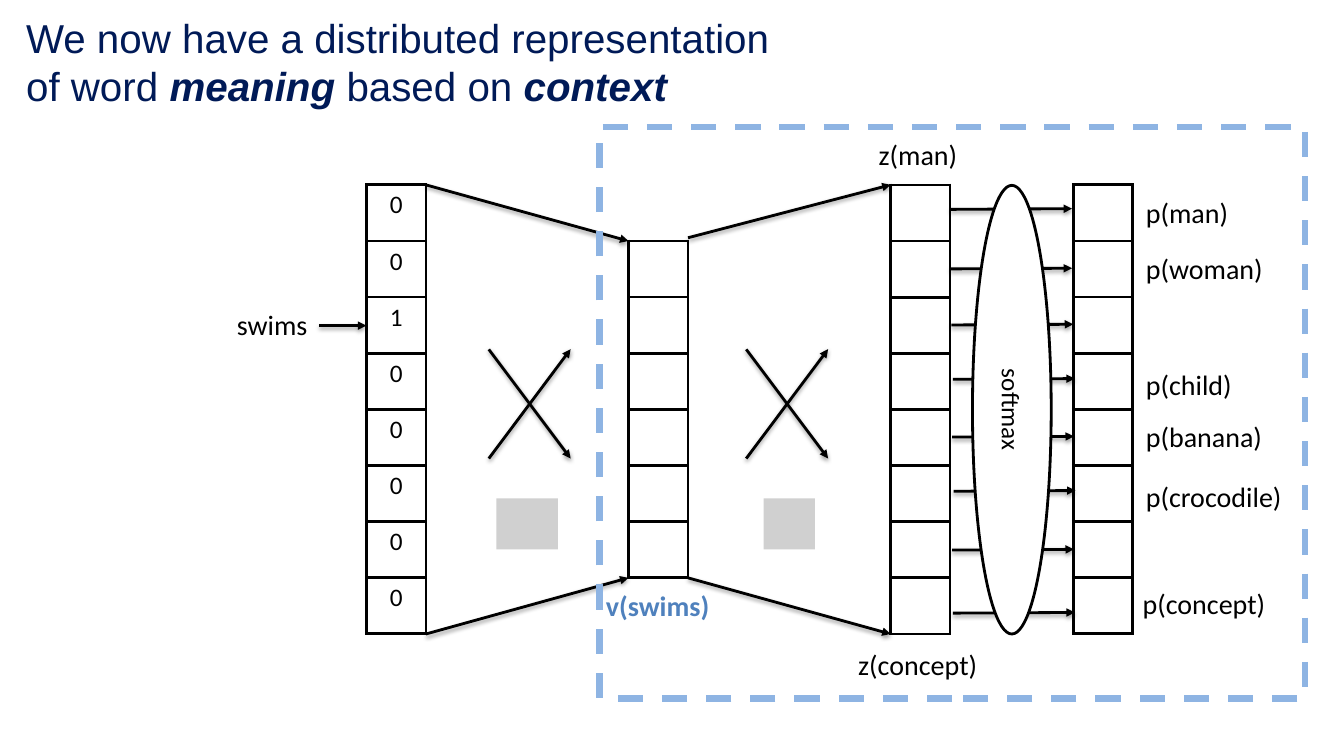
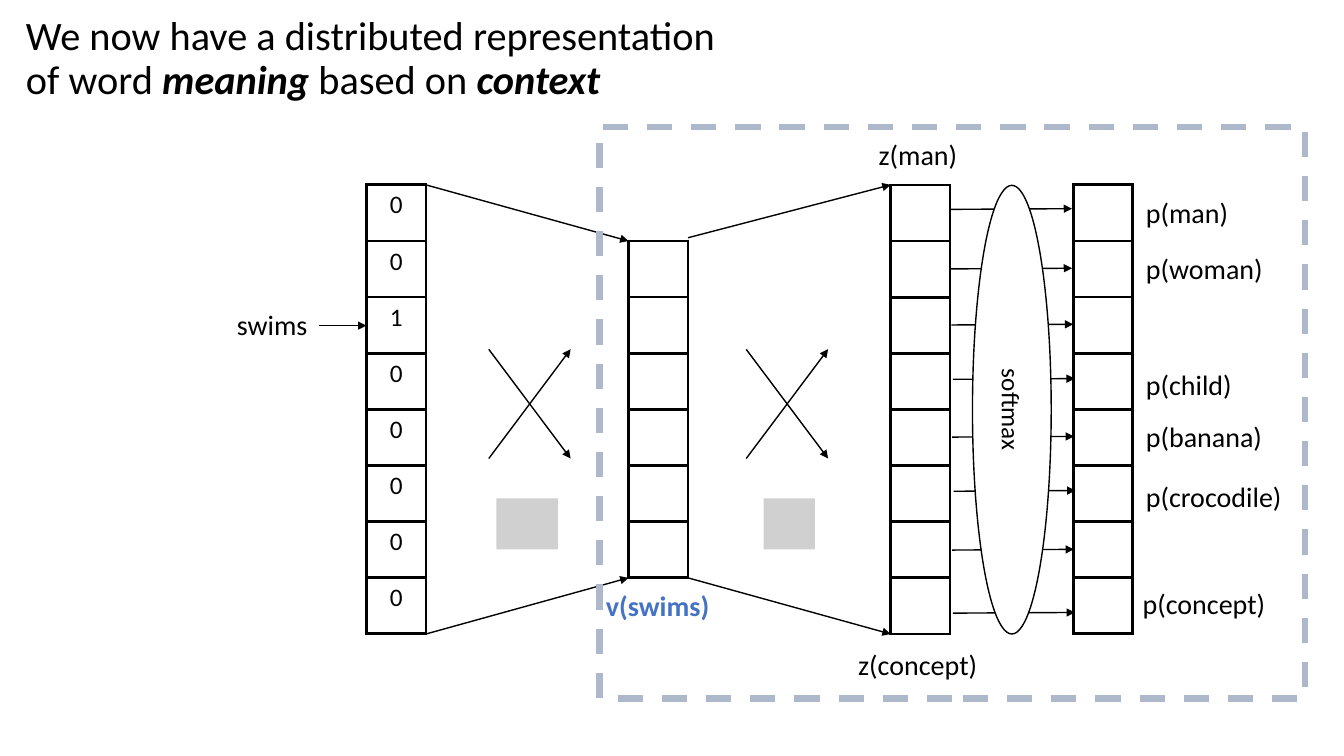
Before and after one commit to mengelhard/mmci_applied_ds, a slide deck: slide 69 of lectures/ll12.pptx (slide 49 before the commit). Drawn at 1344x756 pixels with LibreOffice and Linux fonts; fonts in the diff are those of the drawing; grey boxes stand for pictures; background and template pictures are left out. Boxes give left, top, right and bottom in pixels: in the first picture for what was removed or moved away, otherwise in the second. Text is boxed around its words. In the diff, an @@ line names an element or a change of style, - is before the commit and + after.

```diff
--- a/lectures/ll12.pptx
+++ b/lectures/ll12.pptx
@@ title "We now have a distributed ..." at (x1=26, y1=22, x2=715, y2=101): font Arial to Calibri, text colour #001A57 to #000000; line spacing 1 to 0.9; vertical alignment middle to top @@
@@ rectangle at (x1=600, y1=127, x2=1306, y2=699): outline #8EB4E3 4.5 pt dashed to #ADB9CA 4.5 pt dashed @@
@@ arrow (426, 185) - (629, 241): stroke #000000 2 pt to #000000 1 pt @@
@@ arrow (689, 238) - (891, 185): stroke #000000 2 pt to #000000 1 pt @@
@@ arrow (951, 210) - (1073, 209): stroke #000000 2 pt to #000000 1 pt @@
@@ ellipse "softmax" at (x1=973, y1=186, x2=1052, y2=634): outline #000000 2 pt to #000000 1 pt @@
@@ arrow (951, 269) - (1073, 268): stroke #000000 2 pt to #000000 1 pt @@
@@ arrow (320, 326) - (366, 326): stroke #000000 2 pt to #000000 1 pt @@
@@ arrow (952, 325) - (1074, 325): stroke #000000 2 pt to #000000 1 pt @@
@@ arrow (489, 459) - (571, 349): stroke #000000 2 pt to #000000 1 pt @@
@@ arrow (489, 350) - (571, 459): stroke #000000 2 pt to #000000 1 pt @@
@@ arrow (746, 459) - (829, 349): stroke #000000 2 pt to #000000 1 pt @@
@@ arrow (746, 350) - (829, 459): stroke #000000 2 pt to #000000 1 pt @@
@@ arrow (953, 379) - (1075, 379): stroke #000000 2 pt to #000000 1 pt @@
@@ arrow (952, 438) - (1074, 437): stroke #000000 2 pt to #000000 1 pt @@
@@ arrow (954, 491) - (1076, 491): stroke #000000 2 pt to #000000 1 pt @@
@@ arrow (952, 551) - (1074, 549): stroke #000000 2 pt to #000000 1 pt @@
@@ arrow (426, 634) - (629, 578): stroke #000000 2 pt to #000000 1 pt @@
@@ text "v(swims)" at (x1=606, y1=595, x2=709, y2=620): text colour #4F81BD to #4472C4 @@
@@ arrow (689, 578) - (891, 634): stroke #000000 2 pt to #000000 1 pt @@
@@ arrow (953, 613) - (1075, 613): stroke #000000 2 pt to #000000 1 pt @@
```
Also in this commit, not shown: 66 other slides changed, 3 slides added, 5 slides removed, 4 other files.
